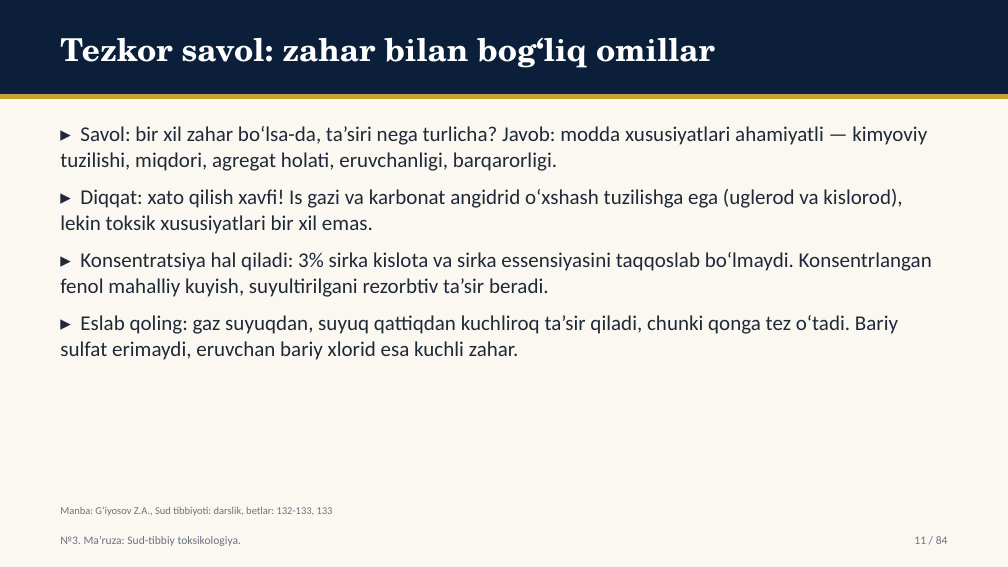
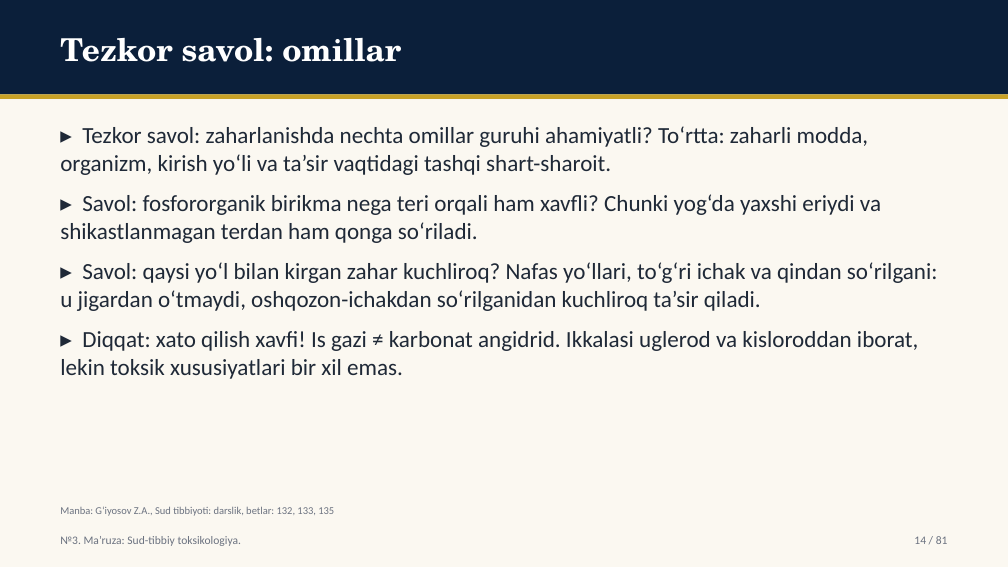
Before and after one commit to davlatsudekspert/forensic-expert, a slide deck: slide 14 of out/5-kurs-tibbiy-profilaktika-08.pptx (slide 11 before the commit). Drawn at 1008x567 pixels with LibreOffice and Linux fonts; fonts in the diff are those of the drawing. Boxes give left, top, right and bottom in pixels: in the first picture for what was removed or moved away, otherwise in the second. Text is boxed around its words. In the diff, an @@ line names an element or a change of style, - is before the commit and + after.

Commit message:
slides output: 4-kurs-davolash-10,4-kurs-pediatriya-11,4-kurs-pediatriya-12,5-kurs-tibbiy-profilaktika-08,5-kurs-tibbiy-profilaktika-09,ktp26-u-05,ktp26-u-14

```diff
--- a/out/5-kurs-tibbiy-profilaktika-08.pptx
+++ b/out/5-kurs-tibbiy-profilaktika-08.pptx
@@ text at box(60, 38, 401, 62): text changed @@
-Tezkor savol: zahar bilan bog‘liq omillar
+Tezkor savol: omillar
@@ text at box(60, 126, 938, 379): text changed; size 20 to 22 pt @@
-▸ Savol: bir xil zahar bo‘lsa-da, ta’siri nega turlicha? Javob: modda xususiyatlari ahamiyatli — kimyoviy tuzilishi, miqdori, agregat holati, eruvchanligi, barqarorligi.
-▸ Diqqat: xato qilish xavfi! Is gazi va karbonat angidrid o‘xshash tuzilishga ega (uglerod va kislorod), lekin toksik xususiyatlari bir xil emas.
-▸ Konsentratsiya hal qiladi: 3% sirka kislota va sirka essensiyasini taqqoslab bo‘lmaydi. Konsentrlangan fenol mahalliy kuyish, suyultirilgani rezorbtiv ta’sir beradi.
-▸ Eslab qoling: gaz suyuqdan, suyuq qattiqdan kuchliroq ta’sir qiladi, chunki qonga tez o‘tadi. Bariy sulfat erimaydi, eruvchan bariy xlorid esa kuchli zahar.
+▸ Tezkor savol: zaharlanishda nechta omillar guruhi ahamiyatli? To‘rtta: zaharli modda, organizm, kirish yo‘li va ta’sir vaqtidagi tashqi shart-sharoit.
+▸ Savol: fosfororganik birikma nega teri orqali ham xavfli? Chunki yog‘da yaxshi eriydi va shikastlanmagan terdan ham qonga so‘riladi.
+▸ Savol: qaysi yo‘l bilan kirgan zahar kuchliroq? Nafas yo‘llari, to‘g‘ri ichak va qindan so‘rilgani: u jigardan o‘tmaydi, oshqozon-ichakdan so‘rilganidan kuchliroq ta’sir qiladi.
+▸ Diqqat: xato qilish xavfi! Is gazi ≠ karbonat angidrid. Ikkalasi uglerod va kisloroddan iborat, lekin toksik xususiyatlari bir xil emas.
@@ text at box(60, 506, 334, 516): text changed @@
-Manba: G‘iyosov Z.A., Sud tibbiyoti: darslik, betlar: 132-133, 133
+Manba: G‘iyosov Z.A., Sud tibbiyoti: darslik, betlar: 132, 133, 135
@@ text at box(914, 536, 948, 544): text changed @@
-11 / 84
+14 / 81
```
Also in this commit, not shown: 59 other slides changed, 19 slides added, 22 slides removed, 30 other files.
